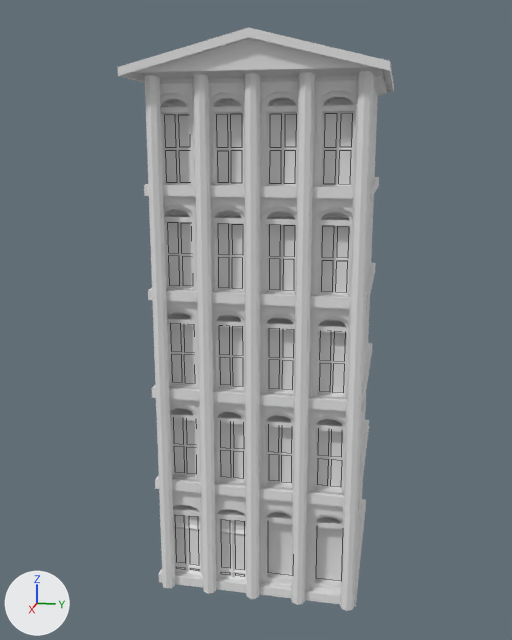
The Blender file Assets/Models/MiScusiModels/NewYork/BuildingsWithSeperateWindows/Building04.blend: old version first, new version second.
One viewpoint serves both versions: a camera (50 mm lens) standing at (14.92, 9.38, 9.11) and looking at (0.14, 6.42, 5.41). The lights are fixed; the arrows at lower left show +X, +Y and +Z. Mesh edges are drawn as thin lines on the coarser meshes.

Objects in the first picture: 'building_004', 'building_004.003', 'building_004.004', 'building_004.005', 'building_004.006', 'building_004.007', 'building_004.008', 'building_004.009', 'building_004.010', 'building_004.011', 'building_004.012', 'building_004.013', 'building_004.014', 'building_004.015', 'building_004.016', 'building_004.017', 'building_004.018', 'building_004.019', 'building_004.020'.
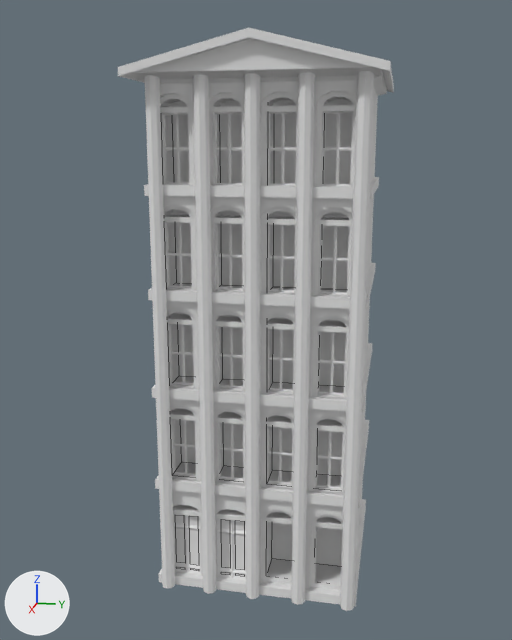
Location of each change, (x1, y1, x2, y2) in pixels of the pictures (512 x 640 px):
'Cube', added
    after: (165, 113, 352, 581)
'building_004.017', deleted
    before: (324, 113, 352, 184)
'building_004.018', deleted
    before: (270, 114, 296, 183)
'building_004.019', deleted
    before: (217, 114, 242, 183)
'building_004.013', deleted
    before: (322, 226, 349, 292)
'building_004.014', deleted
    before: (270, 225, 295, 290)
'building_004.004', deleted
    before: (316, 527, 342, 581)
'building_004.020', deleted
    before: (165, 115, 189, 182)
'building_004.015', deleted
    before: (218, 224, 242, 288)
'building_004.009', deleted
    before: (319, 332, 345, 393)
'building_004.003', deleted
    before: (268, 522, 292, 575)
'building_004.010', deleted
    before: (269, 329, 294, 390)
'building_004.016', deleted
    before: (168, 223, 192, 286)
'building_004.011', deleted
    before: (219, 326, 243, 386)
'building_004.005', deleted
    before: (317, 430, 342, 487)
'building_004.012', deleted
    before: (171, 324, 194, 383)
'building_004.006', deleted
    before: (269, 426, 292, 483)
'building_004.007', deleted
    before: (221, 423, 243, 478)
'building_004.008', deleted
    before: (174, 419, 196, 474)

The change, as a diff of the scene's bpy script:
```diff
--- a/Assets/Models/MiScusiModels/NewYork/BuildingsWithSeperateWindows/Building04.blend.py
+++ b/Assets/Models/MiScusiModels/NewYork/BuildingsWithSeperateWindows/Building04.blend.py
@@ me_cube @@
+me_cube.from_pydata(...)  # 144 vertices, 90 faces; spans x -0.33..0.33, y -1.92..1.7, z -5.35..4.36
@@ ob_building_004_003 @@
-ob_building_004_003 = bpy.data.objects.new('building_004.003', me_building_004_mesh_003)
-ob_building_004_003.location = (1.71, 6.73, 5.58)
@@ ob_building_004_004 @@
-ob_building_004_004 = bpy.data.objects.new('building_004.004', me_building_004_mesh_004)
-ob_building_004_004.location = (1.71, 6.73, 5.58)
@@ ob_building_004_005 @@
-ob_building_004_005 = bpy.data.objects.new('building_004.005', me_building_004_mesh_005)
-ob_building_004_005.location = (1.71, 6.73, 5.58)
@@ ob_building_004_006 @@
-ob_building_004_006 = bpy.data.objects.new('building_004.006', me_building_004_mesh_006)
-ob_building_004_006.location = (1.71, 6.73, 5.58)
@@ ob_building_004_007 @@
-ob_building_004_007 = bpy.data.objects.new('building_004.007', me_building_004_mesh_007)
-ob_building_004_007.location = (1.71, 6.73, 5.58)
@@ ob_building_004_008 @@
-ob_building_004_008 = bpy.data.objects.new('building_004.008', me_building_004_mesh_008)
-ob_building_004_008.location = (1.71, 6.73, 5.58)
@@ ob_building_004_009 @@
-ob_building_004_009 = bpy.data.objects.new('building_004.009', me_building_004_mesh_009)
-ob_building_004_009.location = (1.71, 6.73, 5.58)
@@ ob_building_004_010 @@
-ob_building_004_010 = bpy.data.objects.new('building_004.010', me_building_004_mesh_010)
-ob_building_004_010.location = (1.71, 6.73, 5.58)
@@ ob_building_004_011 @@
-ob_building_004_011 = bpy.data.objects.new('building_004.011', me_building_004_mesh_011)
-ob_building_004_011.location = (1.71, 6.73, 5.58)
@@ ob_building_004_012 @@
-ob_building_004_012 = bpy.data.objects.new('building_004.012', me_building_004_mesh_012)
-ob_building_004_012.location = (1.71, 6.73, 5.58)
@@ ob_building_004_013 @@
-ob_building_004_013 = bpy.data.objects.new('building_004.013', me_building_004_mesh_013)
-ob_building_004_013.location = (1.71, 6.73, 5.58)
@@ ob_building_004_014 @@
-ob_building_004_014 = bpy.data.objects.new('building_004.014', me_building_004_mesh_014)
-ob_building_004_014.location = (1.71, 6.73, 5.58)
@@ ob_building_004_015 @@
-ob_building_004_015 = bpy.data.objects.new('building_004.015', me_building_004_mesh_015)
-ob_building_004_015.location = (1.71, 6.73, 5.58)
@@ ob_building_004_016 @@
-ob_building_004_016 = bpy.data.objects.new('building_004.016', me_building_004_mesh_016)
-ob_building_004_016.location = (1.71, 6.73, 5.58)
@@ ob_building_004_017 @@
-ob_building_004_017 = bpy.data.objects.new('building_004.017', me_building_004_mesh_017)
-ob_building_004_017.location = (1.71, 6.73, 5.58)
@@ ob_building_004_018 @@
-ob_building_004_018 = bpy.data.objects.new('building_004.018', me_building_004_mesh_018)
-ob_building_004_018.location = (1.71, 6.73, 5.58)
@@ ob_building_004_019 @@
-ob_building_004_019 = bpy.data.objects.new('building_004.019', me_building_004_mesh_019)
-ob_building_004_019.location = (1.71, 6.73, 5.58)
@@ ob_building_004_020 @@
-ob_building_004_020 = bpy.data.objects.new('building_004.020', me_building_004_mesh_020)
-ob_building_004_020.location = (1.71, 6.73, 5.58)
@@ ob_cube @@
+ob_cube = bpy.data.objects.new('Cube', me_cube)
+ob_cube.location = (1.46, 6.88, 5.61)
```
